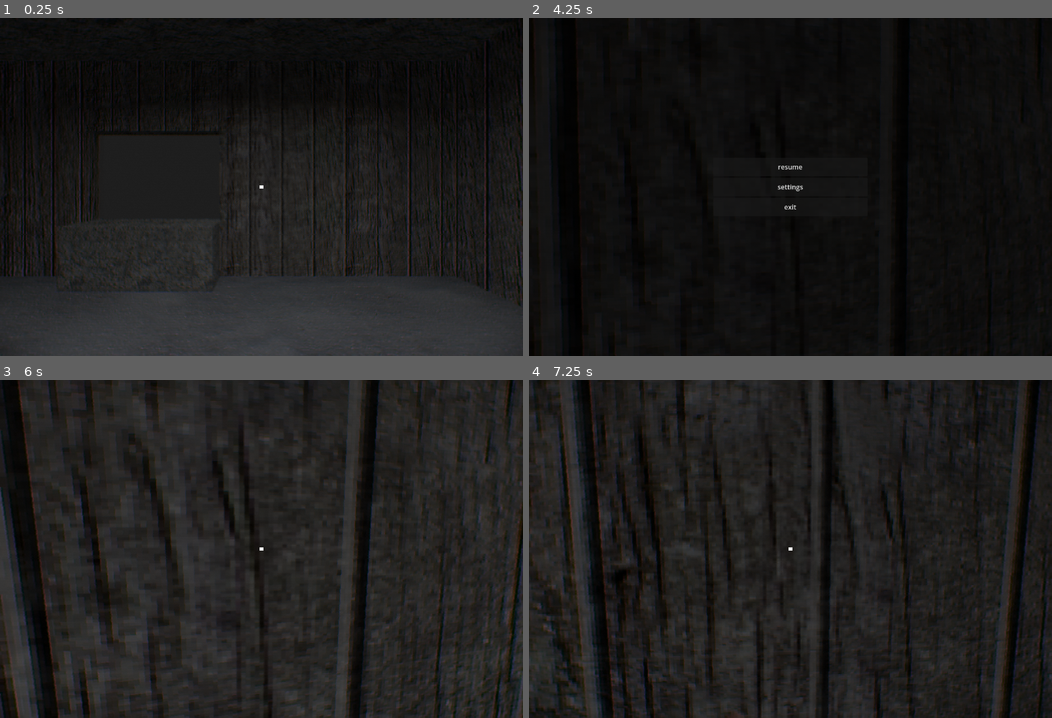
Above: before the commit, frames 1-4 (two rows, left to right).
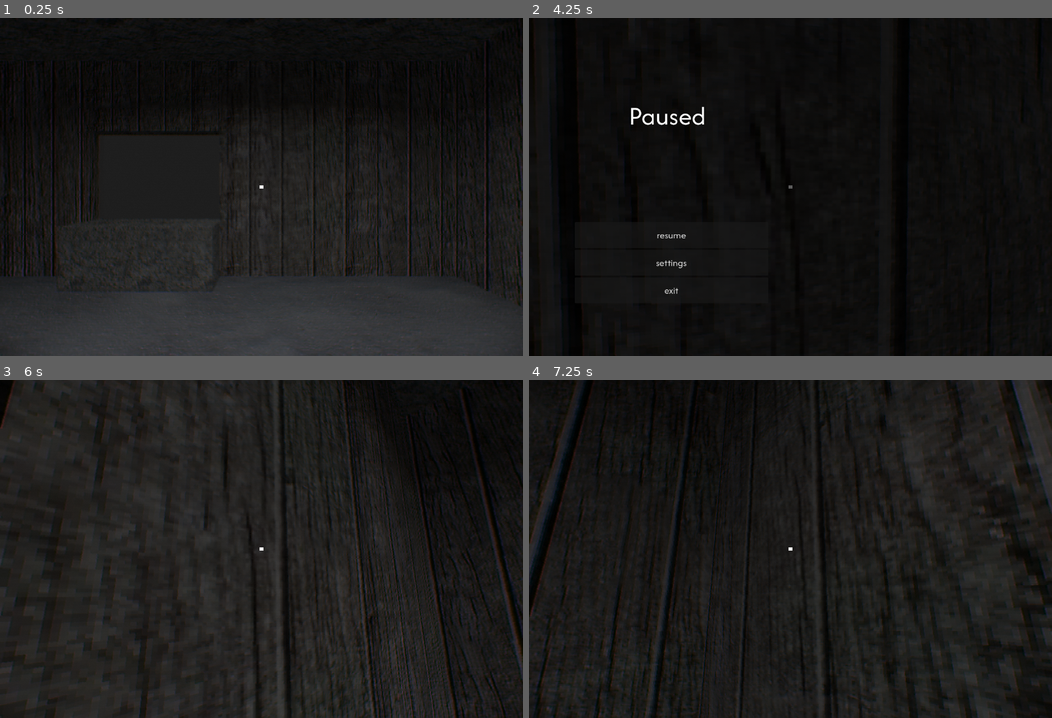
Above: after the commit, the same moments.

Repository: derukaeru/identity
Game: Godot game, scene res://src/scenes/main/main.tscn
The game is run twice, just before and just after one commit, with the same random seed, the same clock (stepped at 60 frames per second) and the same inputs.
Inputs (mouse positions are in pixels of both pictures, inside the frame that each line leads up to):
- Up to frame 1 (0.25 s): no input
- Up to frame 2 (4.25 s): tap Enter at 0.5, 3.5 s; move the mouse to (816, 187) at 0.52 s; hold W (forward) from 0.53 s (still down); tap Alt at 0.6, 2.1, 3.6 s; move the mouse to (764, 187) at 1.27 s; tap Shift at 1.35, 2.85 s; move the mouse to (800, 180) at 2.02 s; tap Space at 2.75 s; move the mouse to (785, 193) at 2.77 s; move the mouse to (827, 190) at 3.52 s; tap Escape (ui_cancel) at 4.15 s
- Up to frame 3 (6 s): move the mouse to (104, 498) at 4.27 s; release W (forward) at 4.28 s; hold A (left) 4.28-5 s; tap Shift at 4.35 s; click "resume" at 5 s; tap Space at 5.75 s; move the mouse to (266, 549) at 5.77 s; hold W (forward) from 5.78 s (still down); tap Alt at 5.85 s
- Up to frame 4 (7.25 s): move the mouse to (769, 542) at 6.52 s; release W (forward) at 6.53 s; hold D (right) from 6.53 s (still down); tap Shift at 6.6 s

The runs differ from the first frame. In frame 2, 0.5% of the frame differs, in the area x 19-53%, y 26-82%; in frame 3, 22%, in the area x 0-100%, y 0-100%; in frame 4, 17%.

Commit message:
feat: new font, fixed: loading screen scene structure

Diff:
--- a/project.godot
+++ b/project.godot
@@ -33,6 +33,10 @@
 
 enabled=PackedStringArray("res://addons/asset_placer/plugin.cfg", "res://addons/godot_super-wakatime/plugin.cfg")
 
+[gui]
+
+theme/custom_font="uid://c0xylqj7isvhh"
+
 [input]
 
 left={
--- a/src/scenes/main/main.gd
+++ b/src/scenes/main/main.gd
@@ -1 +1,8 @@
 extends Node3D
+
+@onready var ui: CanvasLayer = load(Registry.UID["ui"]).instantiate()
+var canvas: CanvasLayer = CanvasLayer.new()
+
+func _ready() -> void:
+	add_child(canvas)
+	canvas.add_child(ui)
--- a/src/scenes/maps/map.tscn
+++ b/src/scenes/maps/map.tscn
@@ -108,6 +108,14 @@
 size = Vector2(8.5, 5)
 orientation = 2
 
+[sub_resource type="StandardMaterial3D" id="StandardMaterial3D_t4a08"]
+emission_enabled = true
+emission = Color(1, 1, 1, 1)
+
+[sub_resource type="BoxMesh" id="BoxMesh_2yfux"]
+material = SubResource("StandardMaterial3D_t4a08")
+size = Vector3(1.6742798, 0.4, 0.4)
+
 [node name="map" type="Node3D" unique_id=307662637]
 script = ExtResource("1_vqcny")
 
@@ -200,6 +208,10 @@
 mesh = SubResource("PlaneMesh_vqcny")
 
 [node name="SpotLight3D" type="SpotLight3D" parent="." unique_id=794631903]
-transform = Transform3D(1, 0, 0, 0, -4.371139e-08, 1, 0, -1, -4.371139e-08, 0, 4.8811107, 0)
+transform = Transform3D(1, 0, 0, 0, -4.371139e-08, 1, 0, -1, -4.371139e-08, 0, 4.793444, 0)
 spot_range = 12.97767
 spot_angle = 80.51251
+
+[node name="MeshInstance3D" type="MeshInstance3D" parent="." unique_id=1725744733]
+transform = Transform3D(1, 0, 0, 0, 1, 0, 0, 0, 1, -0.032330275, 4.9650903, 0)
+mesh = SubResource("BoxMesh_2yfux")
--- a/src/scenes/menu/loading_screen.gd
+++ b/src/scenes/menu/loading_screen.gd
@@ -1,4 +1,4 @@
-extends Control
+extends CanvasLayer
 
 signal loading_screen_ready
 @onready var animation: AnimationPlayer = $AnimationPlayer
@@ -8,7 +8,7 @@
 	await animation.animation_finished
 	loading_screen_ready.emit()
 
-func _on_progress_changed(_value: float) -> void:
+func _on_progress_changed(_value) -> void:
 	pass
 
 func _on_loading_finished() -> void:
--- a/src/scenes/menu/loading_screen.tscn
+++ b/src/scenes/menu/loading_screen.tscn
@@ -1,6 +1,56 @@
-[gd_scene format=3 uid="uid://dur6kgxaelwly"]
+[gd_scene format=3 uid="uid://tetiuyj7kfoe"]
 
-[ext_resource type="Script" uid="uid://b040ye1va3ylh" path="res://src/scenes/menu/loading_screen.gd" id="1_4n83n"]
+[ext_resource type="Script" uid="uid://d1fgityi5k1vs" path="res://src/scenes/menu/loading_screen.gd" id="1_4je5t"]
 
-[node name="loading_screen" type="CanvasLayer" unique_id=1432686876]
-script = ExtResource("1_4n83n")
+[sub_resource type="Animation" id="Animation_4je5t"]
+length = 0.001
+tracks/0/type = "value"
+tracks/0/imported = false
+tracks/0/enabled = true
+tracks/0/path = NodePath("cover:color")
+tracks/0/interp = 1
+tracks/0/loop_wrap = true
+tracks/0/keys = {
+"times": PackedFloat32Array(0),
+"transitions": PackedFloat32Array(1),
+"update": 0,
+"values": [Color(0, 0, 0, 1)]
+}
+
+[sub_resource type="Animation" id="Animation_w2ej8"]
+resource_name = "fade"
+length = 0.5
+tracks/0/type = "value"
+tracks/0/imported = false
+tracks/0/enabled = true
+tracks/0/path = NodePath("cover:color")
+tracks/0/interp = 1
+tracks/0/loop_wrap = true
+tracks/0/keys = {
+"times": PackedFloat32Array(0, 0.5),
+"transitions": PackedFloat32Array(1, 1),
+"update": 0,
+"values": [Color(0, 0, 0, 0), Color(0, 0, 0, 1)]
+}
+
+[sub_resource type="AnimationLibrary" id="AnimationLibrary_4je5t"]
+_data = {
+&"RESET": SubResource("Animation_4je5t"),
+&"fade": SubResource("Animation_w2ej8")
+}
+
+[node name="loading_screen" type="CanvasLayer" unique_id=1415683157]
+process_mode = 3
+layer = 10
+script = ExtResource("1_4je5t")
+
+[node name="cover" type="ColorRect" parent="." unique_id=2115189812]
+anchors_preset = 15
+anchor_right = 1.0
+anchor_bottom = 1.0
+grow_horizontal = 2
+grow_vertical = 2
+color = Color(0, 0, 0, 1)
+
+[node name="AnimationPlayer" type="AnimationPlayer" parent="." unique_id=155462530]
+libraries/ = SubResource("AnimationLibrary_4je5t")
--- a/src/scenes/menu/pause_screen.tscn
+++ b/src/scenes/menu/pause_screen.tscn
@@ -1,6 +1,9 @@
 [gd_scene format=3 uid="uid://7jemke30bxqq"]
 
 [ext_resource type="Script" uid="uid://birr0kgvvxe76" path="res://src/scenes/menu/pause_screen.gd" id="1_s4fn5"]
+
+[sub_resource type="LabelSettings" id="LabelSettings_2yfux"]
+font_size = 64
 
 [node name="pause_screen" type="Control" unique_id=2145161773]
 layout_mode = 3
@@ -27,10 +30,10 @@
 anchor_top = 0.5
 anchor_right = 0.5
 anchor_bottom = 0.5
-offset_left = -184.0
-offset_top = -70.0
-offset_right = 184.0
-offset_bottom = 70.0
+offset_left = -515.0
+offset_top = 84.0
+offset_right = -53.0
+offset_bottom = 278.0
 grow_horizontal = 2
 grow_vertical = 2
 size_flags_vertical = 3
@@ -38,17 +41,29 @@
 [node name="resume" type="Button" parent="VBoxContainer" unique_id=1698791073]
 layout_mode = 2
 size_flags_vertical = 3
+theme_override_font_sizes/font_size = 24
 text = "resume"
 
 [node name="settings" type="Button" parent="VBoxContainer" unique_id=640017073]
 layout_mode = 2
 size_flags_vertical = 3
+theme_override_font_sizes/font_size = 24
 text = "settings"
 
 [node name="exit" type="Button" parent="VBoxContainer" unique_id=1152742921]
 layout_mode = 2
 size_flags_vertical = 3
+theme_override_font_sizes/font_size = 24
 text = "exit"
+
+[node name="paused" type="Label" parent="." unique_id=781683564]
+layout_mode = 0
+offset_left = 238.0
+offset_top = 191.0
+offset_right = 422.0
+offset_bottom = 277.0
+text = "Paused"
+label_settings = SubResource("LabelSettings_2yfux")
 
 [connection signal="pressed" from="VBoxContainer/resume" to="." method="_on_resume_pressed"]
 [connection signal="pressed" from="VBoxContainer/settings" to="." method="_on_settings_pressed"]
--- a/src/scenes/menu/ui.tscn
+++ b/src/scenes/menu/ui.tscn
@@ -3,7 +3,6 @@
 [ext_resource type="Script" uid="uid://dfkh0snfvjkql" path="res://src/scenes/menu/ui.gd" id="1_wpnud"]
 [ext_resource type="PackedScene" uid="uid://7jemke30bxqq" path="res://src/scenes/menu/pause_screen.tscn" id="2_komq3"]
 [ext_resource type="Shader" uid="uid://d0rjqt1goxskn" path="res://src/assets/shaders/fear.gdshader" id="3_atyx7"]
-[ext_resource type="PackedScene" uid="uid://cgmo1g7kn3tcx" path="res://src/scenes/menu/window_screen.tscn" id="3_e0xvt"]
 
 [sub_resource type="ShaderMaterial" id="ShaderMaterial_2yfux"]
 shader = ExtResource("3_atyx7")
@@ -61,8 +60,6 @@
 text = "interact"
 label_settings = SubResource("LabelSettings_2yfux")
 
-[node name="window_screen" parent="." unique_id=1087874085 instance=ExtResource("3_e0xvt")]
+[node name="pause_screen" parent="." unique_id=2145161773 instance=ExtResource("2_komq3")]
+process_mode = 3
 visible = false
-
-[node name="pause_screen" parent="." unique_id=2145161773 instance=ExtResource("2_komq3")]
-visible = false
--- a/src/scripts/autoloads/event_manager.gd
+++ b/src/scripts/autoloads/event_manager.gd
@@ -8,3 +8,6 @@
 
 signal stop_player_movement
 signal continue_player_movement
+
+signal open_pause
+signal close_pause
--- a/src/scripts/autoloads/game_manager.gd
+++ b/src/scripts/autoloads/game_manager.gd
@@ -3,13 +3,7 @@
 var level: int = 1
 var locked_levels: Array = [true, true, true, true]
 
-@onready var ui: CanvasLayer = load(Registry.UID["ui"]).instantiate()
-var canvas: CanvasLayer = CanvasLayer.new()
-
 var game_running: bool = true
 
 func _ready() -> void:
-	add_child(canvas)
-	canvas.add_child(ui)
-
 	process_mode = Node.PROCESS_MODE_ALWAYS
--- a/src/scripts/autoloads/scene_changer.gd
+++ b/src/scripts/autoloads/scene_changer.gd
@@ -10,6 +10,7 @@
 signal loading_finished
 
 func _ready() -> void:
+	process_mode = Node.PROCESS_MODE_ALWAYS
 	set_process(false)
 
 func change_scene(scene_name: String) -> void:
@@ -40,3 +41,6 @@
 
 			get_tree().change_scene_to_packed(loaded_resource)
 			loading_finished.emit()
+
+			if get_tree().paused:
+				get_tree().paused = true
Binary file added: src/assets/fonts/AfacadFlux-VariableFont_slnt,wght.ttf
Not shown, added: src/assets/fonts/AfacadFlux-VariableFont_slnt,wght.ttf.import
Not shown, changed: src/scenes/menu/loading_screen.gd.uid
